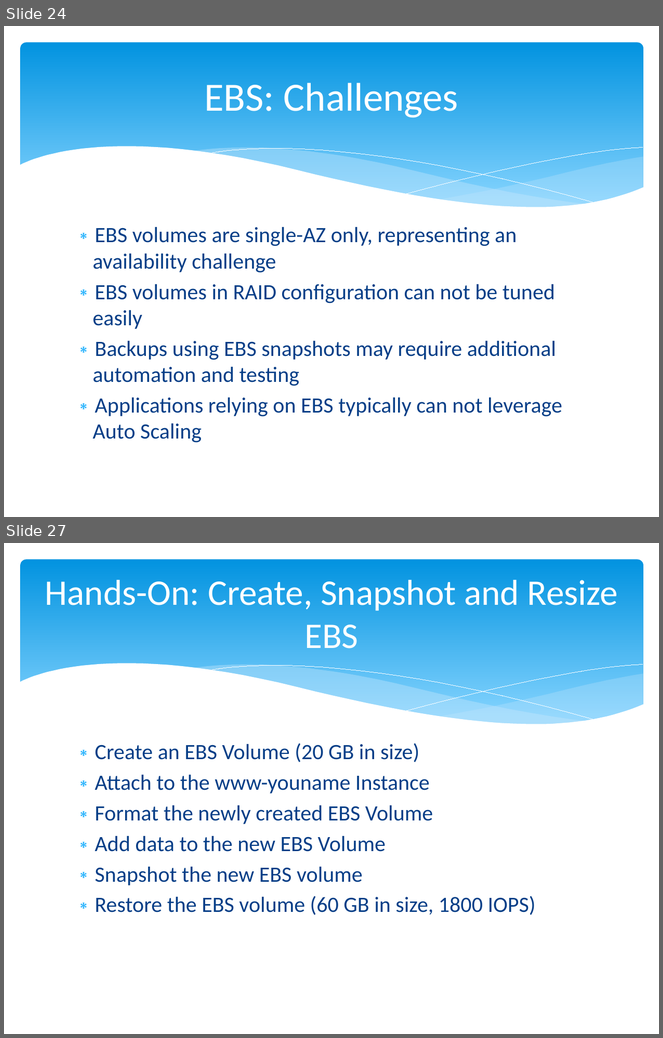
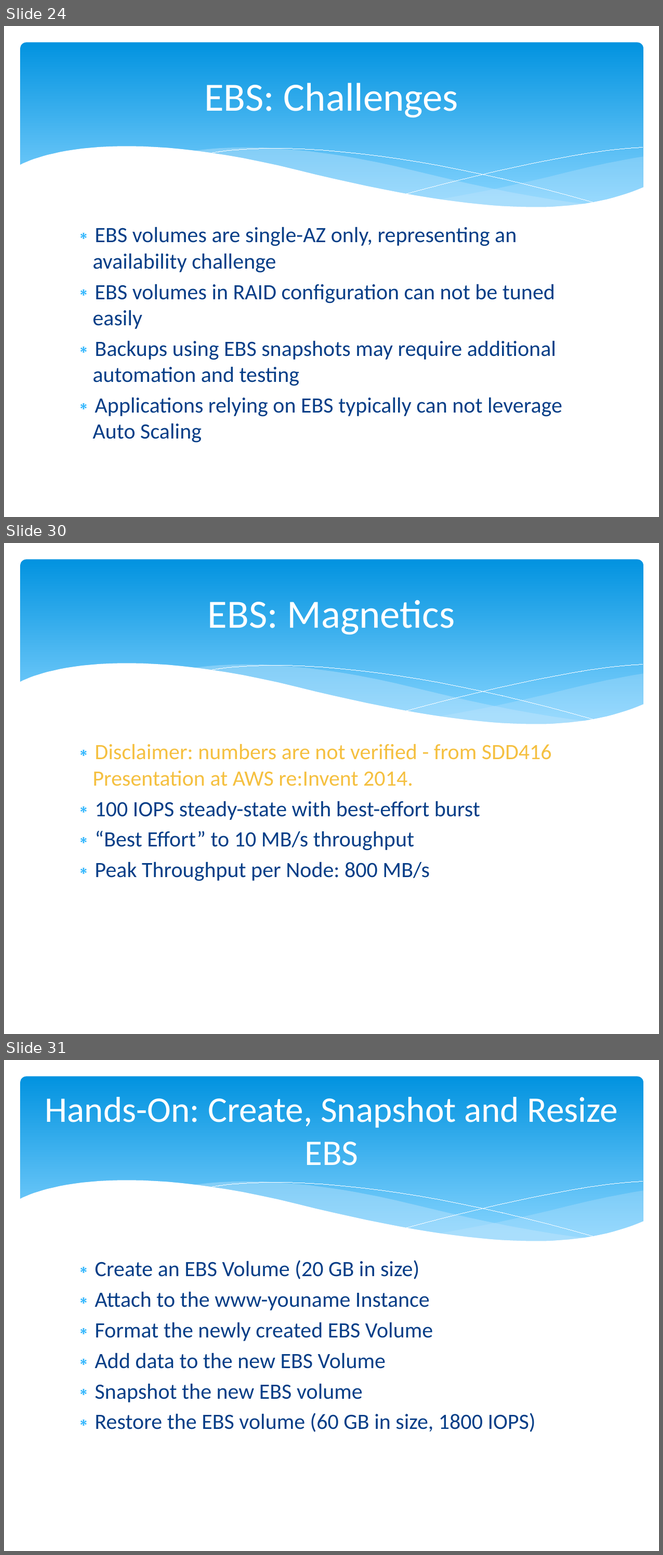
Before and after one commit to cloudavail/awstraining, a slide deck: aws-ec2/aws-ec2.pptx. Shown one above the other, each under a label of ours: slides 24 and 27 before the commit, slides 24, 30 and 31 after it; the slides between them are not shown. The pictures are 663x1038 and 663x1555 pixels, drawn with LibreOffice and Linux fonts; fonts in the diff are those of the drawing. Boxes give left, top, right and bottom in pixels: in the first picture for what was removed or moved away, otherwise in the second. Text is boxed around its words. In the diff, an @@ line names an element or a change of style, - is before the commit and + after.

```diff
--- a/aws-ec2/aws-ec2.pptx
+++ b/aws-ec2/aws-ec2.pptx
@@ slide 30 added at (4, 543, 659, 1034), background #FFFFFF; not listed: 6 template elements that a slide beside it also shows @@
@@ title added at (208, 600, 455, 635), 44 pt, text #FFFFFF @@
+EBS: Magnetics
@@ text added at (93, 744, 552, 882), 24 pt, text #073E87 @@
+∗ Disclaimer: numbers are not verified - from SDD416 Presentation at AWS re:Invent 2014.
+∗ 100 IOPS steady-state with best-effort burst
+∗ “Best Effort” to 10 MB/s throughput
+∗ Peak Throughput per Node: 800 MB/s
@@ what was slide 27 is now slide 31 @@
```
Also in this commit, not shown: 2 slides changed, 4 other slides added, 1 slide removed.
